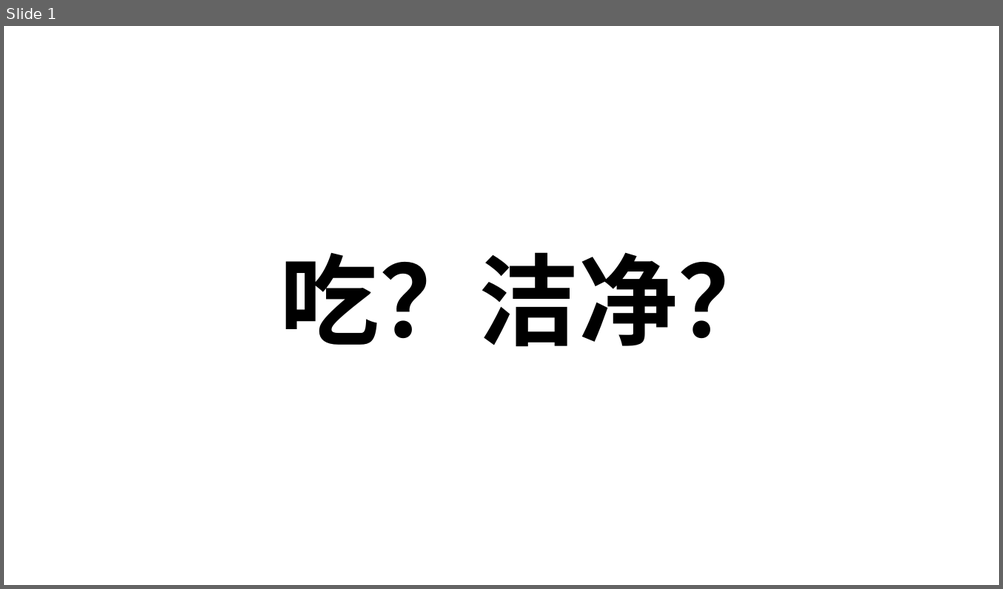
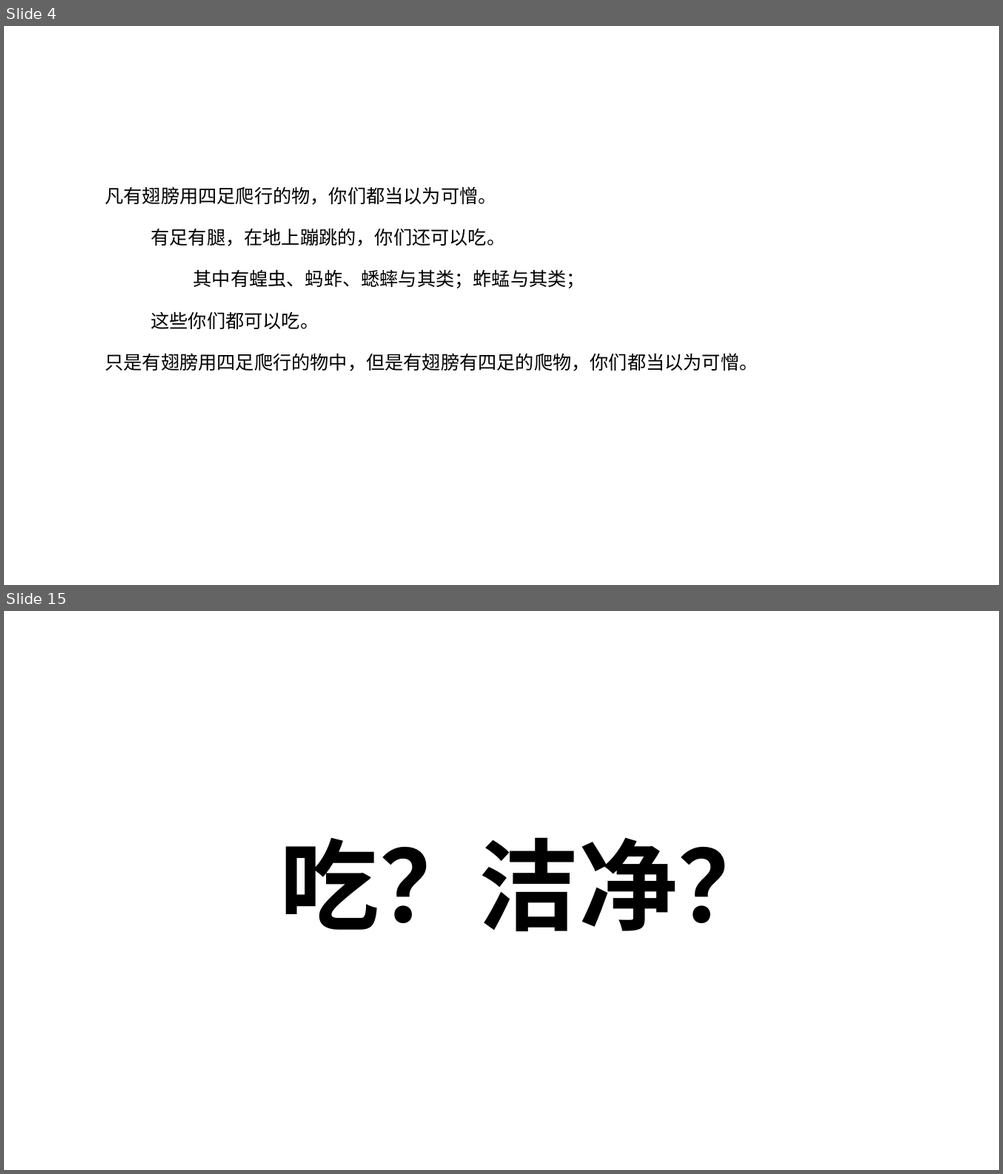
Before and after one commit to zy-hz/my-bible, a slide deck: 读经笔记/各卷圣经/03 利未记/周三.pptx. Shown one above the other, each under a label of ours: slide 1 before the commit, slides 4 and 15 after it; the slides between them are not shown. The pictures are 1003x589 and 1003x1174 pixels, drawn with LibreOffice and Linux fonts; fonts in the diff are those of the drawing. Boxes give left, top, right and bottom in pixels: in the first picture for what was removed or moved away, otherwise in the second. Text is boxed around its words. In the diff, an @@ line names an element or a change of style, - is before the commit and + after.

```diff
--- a/读经笔记/各卷圣经/03 利未记/周三.pptx
+++ b/读经笔记/各卷圣经/03 利未记/周三.pptx
@@ slide 4 added at box(4, 26, 999, 585), background #FFFFFF @@
@@ text added at box(105, 187, 496, 205), 18 pt, text #000000 @@
+凡有翅膀用四足爬行的物，你们都当以为可憎。
@@ text added at box(151, 228, 505, 247), 18 pt, text #000000 @@
+有足有腿，在地上蹦跳的，你们还可以吃。
@@ text added at box(193, 269, 585, 289), 18 pt, text #000000 @@
+其中有蝗虫、蚂蚱、蟋蟀与其类；蚱蜢与其类；
@@ text added at box(151, 312, 318, 329), 18 pt, text #000000 @@
+这些你们都可以吃。
@@ text added at box(105, 353, 757, 372), 18 pt, text #000000 @@
+只是有翅膀用四足爬行的物中，但是有翅膀有四足的爬物，你们都当以为可憎。
@@ what was slide 1 is now slide 15 @@
```
Also in this commit, not shown: 13 other slides added, 16 other files.
